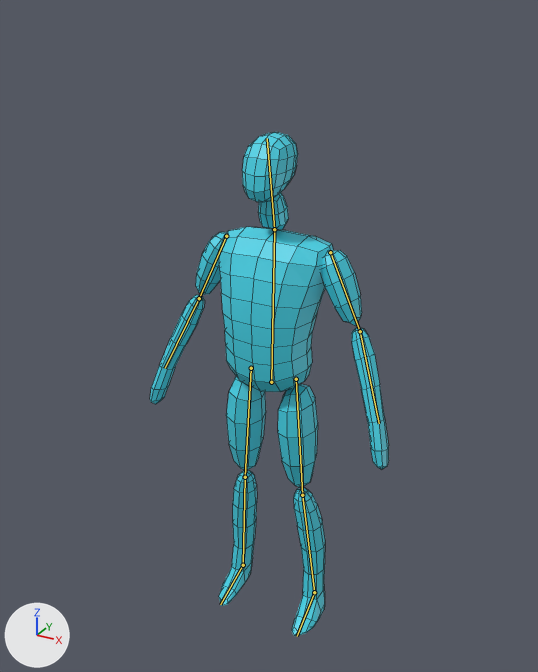
Renders of the Blender file blender/players/Player.blend from each side of a commit.
Camera for both pictures: a 50 mm camera at (1.15, -2.11, 2.28) aimed at (-0.03, 0.04, 1.2). Arrows for +X, +Y and +Z are at lower left; the lights stay in place. The first picture is the older version. The bones that bend it are drawn over the model as lines. Mesh edges are drawn as thin lines.
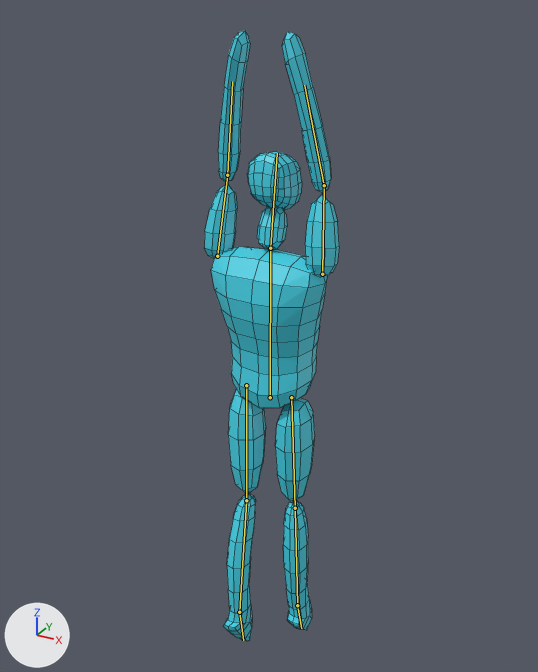
The newer file adds an action. The first version stands in its rest pose; the second is drawn at frame 10 of the action 'spin'.

What the commit changed:
Bone 'body' (bone_body) moves from (0.0, 0.0, 0.0) to (0.0, -0.058, 0.01).
Bone 'body' (bone_body) turns from (0, 0, 0) to (-1, -180, 0) degrees about its own x, y and z.
Bone 'head' (bone_head) turns from (0, 0, 0) to (-4, 0, 0) degrees about its own x, y and z.
Bone 'upperarm.l' (bone_upperarm_l) turns from (0, 0, 0) to (175, -7, -19) degrees about its own x, y and z.
Bone 'lowerarm.l' (bone_lowerarm_l) turns from (0, 0, 0) to (2, 0, 0) degrees about its own x, y and z.
Bone 'upperarm.r' (bone_upperarm_r) turns from (0, 0, 0) to (170, 8, 19) degrees about its own x, y and z.
Bone 'lowerarm.r' (bone_lowerarm_r) turns from (0, 0, 0) to (6, 1, -1) degrees about its own x, y and z.
Bone 'iklegpole.l' (bone_iklegpole_l) moves from (0.0, 0.0, 0.0) to (0.282, -1.017, 0.023).
Bone 'iklegpole.l' (bone_iklegpole_l) turns from (0, 0, 0) to (0, 8, -180) degrees about its own x, y and z.
Bone 'iklegtarget.l' (bone_iklegtarget_l) moves from (0.0, 0.0, 0.0) to (0.245, -0.194, 0.032).
Bone 'iklegtarget.l' (bone_iklegtarget_l) turns from (0, 0, 0) to (75, -174, 5) degrees about its own x, y and z.
Bone 'iklegpole.r' (bone_iklegpole_r) moves from (0.0, 0.0, 0.0) to (-0.219, -1.011, 0.015).
Bone 'iklegpole.r' (bone_iklegpole_r) turns from (0, 0, 0) to (0, -8, -180) degrees about its own x, y and z.
Bone 'iklegtarget.r' (bone_iklegtarget_r) moves from (0.0, 0.0, 0.0) to (-0.287, -0.041, 0.039).
Bone 'iklegtarget.r' (bone_iklegtarget_r) turns from (0, 0, 0) to (83, 178, -7) degrees about its own x, y and z.

Location of each change, [x1, y1, x2, y2] in pixels of the pictures (538 x 672 px):
'Cube', posed (43% narrower, 21% taller)
    before: [150, 132, 389, 636]
    after: [204, 30, 339, 641]
bone 'body', root to tip
    before: (271, 382) to (274, 229)
    after: (270, 397) to (270, 248)
bone 'head', root to tip
    before: (274, 229) to (267, 138)
    after: (270, 248) to (277, 153)
bone 'upperarm.l', root to tip
    before: (330, 252) to (360, 331)
    after: (217, 256) to (227, 175)
bone 'lowerarm.l', root to tip
    before: (360, 331) to (379, 423)
    after: (227, 175) to (232, 81)
bone 'upperarm.r', root to tip
    before: (226, 236) to (199, 298)
    after: (322, 274) to (324, 185)
bone 'lowerarm.r', root to tip
    before: (199, 298) to (165, 368)
    after: (324, 185) to (304, 85)
